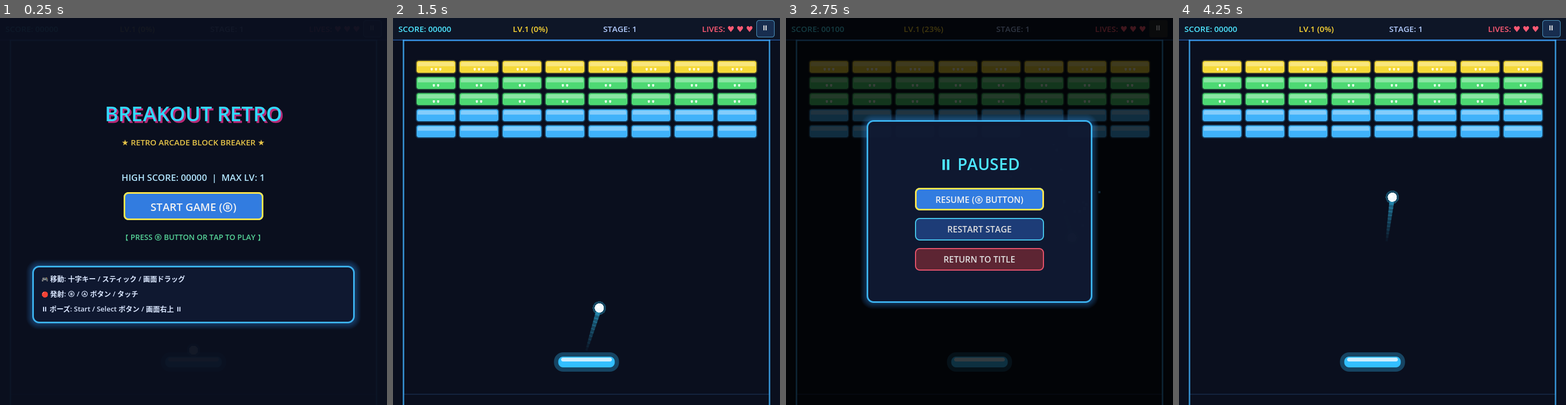
Above: before the commit, frames 1-4 (left to right).
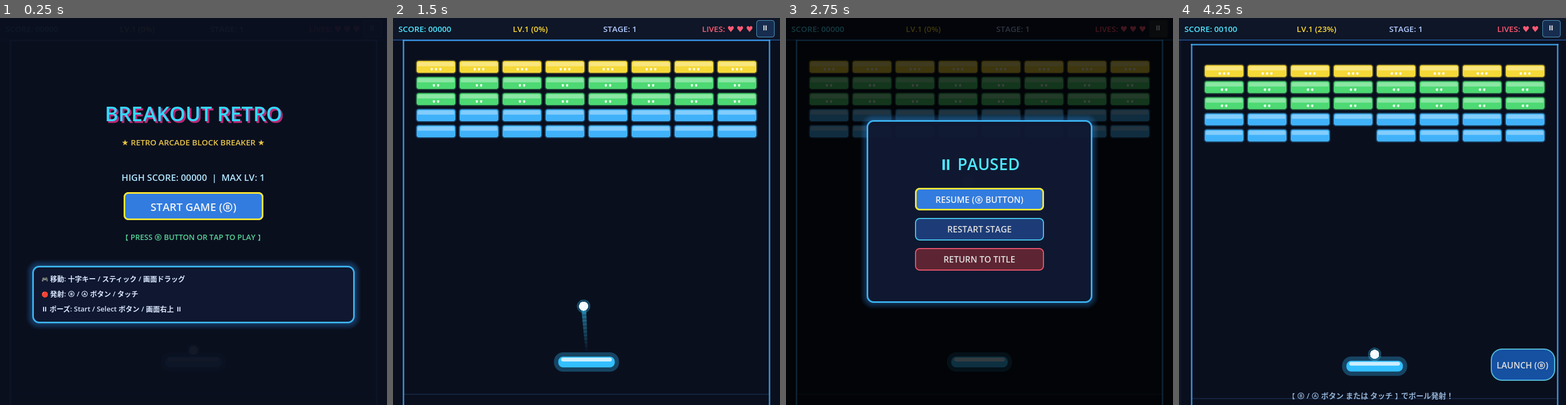
Above: after the commit, the same moments.

Repository: u1e2k/godot-test
Game: Godot game, scene res://scenes/Game.tscn
The game is run twice, just before and just after one commit, with the same random seed, the same clock (stepped at 60 frames per second) and the same inputs.
Inputs (mouse positions are in pixels of both pictures, inside the frame that each line leads up to):
- Up to frame 1 (0.25 s): no input
- Up to frame 2 (1.5 s): click "START GAME (Ⓑ)" at 0.5 s; click "LAUNCH (Ⓑ)" at 1.25 s
- Up to frame 3 (2.75 s): click "⏸" at 2 s
- Up to frame 4 (4.25 s): click "RESTART STAGE" at 2.75 s; click (1523, 366) at 3.5 s, where only the run before the commit has a clickable "LAUNCH (Ⓑ)"

The runs differ from the first frame. In frame 1, 0.3% of the frame differs, in the area x 31-69%, y 45-53%; in frame 2, 0.3%; in frame 3, 0.4%; in frame 4, 22%, in the area x 2-99%, y 2-100%.

Commit message:
feat: implement ball mechanics including launch, paddle interaction, and power-up states with custom input mapping

Diff:
--- a/project.godot
+++ b/project.godot
@@ -78,6 +78,37 @@
 , Object(InputEventKey,"resource_local_to_scene":false,"resource_name":"","device":-1,"window_id":0,"alt_pressed":false …(182 unchanged characters)…
 ]
 }
+ui_accept={
+"deadzone": 0.2,
+"events": [Object(InputEventJoypadButton,"resource_local_to_scene":false,"resource_name":"","device":-1,"button_index":0,"pressure":0.0,"pressed":false,"script":null)
+, Object(InputEventJoypadButton,"resource_local_to_scene":false,"resource_name":"","device":-1,"button_index":1,"pressure":0.0,"pressed":false,"script":null)
+, Object(InputEventKey,"resource_local_to_scene":false,"resource_name":"","device":-1,"window_id":0,"alt_pressed":false,"shift_pressed":false,"ctrl_pressed":false,"meta_pressed":false,"pressed":false,"keycode":4194309,"physical_keycode":0,"key_label":0,"unicode":0,"location":0,"echo":false,"script":null)
+, Object(InputEventKey,"resource_local_to_scene":false,"resource_name":"","device":-1,"window_id":0,"alt_pressed":false,"shift_pressed":false,"ctrl_pressed":false,"meta_pressed":false,"pressed":false,"keycode":32,"physical_keycode":0,"key_label":0,"unicode":32,"location":0,"echo":false,"script":null)
+]
+}
+ui_cancel={
+"deadzone": 0.2,
+"events": [Object(InputEventJoypadButton,"resource_local_to_scene":false,"resource_name":"","device":-1,"button_index":1,"pressure":0.0,"pressed":false,"script":null)
+, Object(InputEventKey,"resource_local_to_scene":false,"resource_name":"","device":-1,"window_id":0,"alt_pressed":false,"shift_pressed":false,"ctrl_pressed":false,"meta_pressed":false,"pressed":false,"keycode":4194305,"physical_keycode":0,"key_label":0,"unicode":0,"location":0,"echo":false,"script":null)
+]
+}
+ui_up={
+"deadzone": 0.2,
+"events": [Object(InputEventJoypadButton,"resource_local_to_scene":false,"resource_name":"","device":-1,"button_index":11,"pressure":0.0,"pressed":false,"script":null)
+, Object(InputEventJoypadMotion,"resource_local_to_scene":false,"resource_name":"","device":-1,"axis":1,"axis_value":-1.0,"script":null)
+, Object(InputEventKey,"resource_local_to_scene":false,"resource_name":"","device":-1,"window_id":0,"alt_pressed":false,"shift_pressed":false,"ctrl_pressed":false,"meta_pressed":false,"pressed":false,"keycode":4194320,"physical_keycode":0,"key_label":0,"unicode":0,"location":0,"echo":false,"script":null)
+, Object(InputEventKey,"resource_local_to_scene":false,"resource_name":"","device":-1,"window_id":0,"alt_pressed":false,"shift_pressed":false,"ctrl_pressed":false,"meta_pressed":false,"pressed":false,"keycode":87,"physical_keycode":0,"key_label":0,"unicode":119,"location":0,"echo":false,"script":null)
+]
+}
+ui_down={
+"deadzone": 0.2,
+"events": [Object(InputEventJoypadButton,"resource_local_to_scene":false,"resource_name":"","device":-1,"button_index":12,"pressure":0.0,"pressed":false,"script":null)
+, Object(InputEventJoypadMotion,"resource_local_to_scene":false,"resource_name":"","device":-1,"axis":1,"axis_value":1.0,"script":null)
+, Object(InputEventKey,"resource_local_to_scene":false,"resource_name":"","device":-1,"window_id":0,"alt_pressed":false,"shift_pressed":false,"ctrl_pressed":false,"meta_pressed":false,"pressed":false,"keycode":4194322,"physical_keycode":0,"key_label":0,"unicode":0,"location":0,"echo":false,"script":null)
+, Object(InputEventKey,"resource_local_to_scene":false,"resource_name":"","device":-1,"window_id":0,"alt_pressed":false,"shift_pressed":false,"ctrl_pressed":false,"meta_pressed":false,"pressed":false,"keycode":83,"physical_keycode":0,"key_label":0,"unicode":115,"location":0,"echo":false,"script":null)
+]
+}
+
 
 [input_devices]
 
--- a/scenes/Ball.gd
+++ b/scenes/Ball.gd
@@ -21,6 +21,7 @@
 
 # キャッチ用オフセット
 var catch_offset_x: float = 0.0
+var launch_cooldown: float = 0.0
 
 func _ready() -> void:
 	add_to_group("ball")
@@ -42,6 +43,7 @@
 	is_bomb_ball = false
 	bomb_timer = 0.0
 	catch_offset_x = 0.0
+	launch_cooldown = 0.35 # スタート時の誤発射を防ぐクールダウン
 	if paddle:
 		global_position = paddle.global_position + Vector2(0, -22)
 	queue_redraw()
@@ -50,6 +52,7 @@
 	is_active = false
 	catch_offset_x = offset_x
 	velocity = Vector2.ZERO
+	launch_cooldown = 0.25 # キャッチ直後の暴発防止
 	SoundManager.play_catch()
 	queue_redraw()
 
@@ -69,7 +72,7 @@
 		velocity = velocity.normalized() * speed
 
 func launch() -> void:
-	if is_active:
+	if is_active or launch_cooldown > 0.0:
 		return
 	is_active = true
 	# パドルの移動速度とキャッチ位置に応じた角度
@@ -84,6 +87,9 @@
 	SoundManager.play_launch()
 
 func _physics_process(delta: float) -> void:
+	if launch_cooldown > 0.0:
+		launch_cooldown -= delta
+
 	if fire_timer > 0.0:
 		fire_timer -= delta
 		if fire_timer <= 0.0:
@@ -100,9 +106,10 @@
 		if paddle:
 			global_position = paddle.global_position + Vector2(catch_offset_x, -22)
 		# Bボタンまたは画面タップなどで発射
-		if Input.is_action_just_pressed("launch_ball"):
+		if launch_cooldown <= 0.0 and Input.is_action_just_pressed("launch_ball"):
 			launch()
 		return
+
 
 	# トレイル更新
 	trail_points.push_front(global_position)
--- a/scenes/Game.gd
+++ b/scenes/Game.gd
@@ -146,8 +146,9 @@
 ]
 
 func _ready() -> void:
-	process_mode = Node.PROCESS_MODE_ALWAYS
+	process_mode = Node.PROCESS_MODE_PAUSABLE
 	get_tree().set_auto_accept_quit(false)
+
 
 	active_balls.append(initial_ball)
 	initial_ball.attach_to_paddle(paddle)
--- a/scenes/UI.gd
+++ b/scenes/UI.gd
@@ -40,9 +40,6 @@
 var banner_tween: Tween = null
 var blink_time: float = 0.0
 
-var pause_buttons: Array[Button] = []
-var current_pause_idx: int = 0
-
 func _ready() -> void:
 	process_mode = Node.PROCESS_MODE_ALWAYS
 	message_overlay.visible = false
@@ -60,8 +57,18 @@
 
 	start_game_button.pressed.connect(_on_start_game_pressed)
 
-	pause_buttons = [resume_button, restart_button, title_button]
+	_setup_focus_navigation()
 	_setup_button_focus_styles()
+
+func _setup_focus_navigation() -> void:
+	resume_button.focus_neighbor_top = title_button.get_path()
+	resume_button.focus_neighbor_bottom = restart_button.get_path()
+
+	restart_button.focus_neighbor_top = resume_button.get_path()
+	restart_button.focus_neighbor_bottom = title_button.get_path()
+
+	title_button.focus_neighbor_top = restart_button.get_path()
+	title_button.focus_neighbor_bottom = resume_button.get_path()
 
 func _setup_button_focus_styles() -> void:
 	var focus_style = StyleBoxFlat.new()
@@ -70,19 +77,19 @@
 	focus_style.border_width_top = 3
 	focus_style.border_width_right = 3
 	focus_style.border_width_bottom = 3
-	focus_style.border_color = Color(1.0, 0.9, 0.3, 1.0) # 黄色ネオンフォーカス枠
+	focus_style.border_color = Color(1.0, 0.9, 0.2, 1.0) # 明るいイエローネオン枠
 	focus_style.corner_radius_top_left = 8
 	focus_style.corner_radius_top_right = 8
 	focus_style.corner_radius_bottom_left = 8
 	focus_style.corner_radius_bottom_right = 8
 
 	var focus_style_danger = StyleBoxFlat.new()
-	focus_style_danger.bg_color = Color(0.6, 0.2, 0.25, 0.95)
+	focus_style_danger.bg_color = Color(0.65, 0.18, 0.22, 0.95)
 	focus_style_danger.border_width_left = 3
 	focus_style_danger.border_width_top = 3
 	focus_style_danger.border_width_right = 3
 	focus_style_danger.border_width_bottom = 3
-	focus_style_danger.border_color = Color(1.0, 0.9, 0.3, 1.0)
+	focus_style_danger.border_color = Color(1.0, 0.9, 0.2, 1.0)
 	focus_style_danger.corner_radius_top_left = 8
 	focus_style_danger.corner_radius_top_right = 8
 	focus_style_danger.corner_radius_bottom_left = 8
@@ -118,16 +125,11 @@
 
 func show_pause_menu() -> void:
 	pause_overlay.visible = true
-	current_pause_idx = 0
-	_update_pause_focus()
+	resume_button.grab_focus()
 	set_launch_guide_visible(false)
 
 func hide_pause_menu() -> void:
 	pause_overlay.visible = false
-
-func _update_pause_focus() -> void:
-	current_pause_idx = clamp(current_pause_idx, 0, pause_buttons.size() - 1)
-	pause_buttons[current_pause_idx].grab_focus()
 
 func show_powerup_banner(banner_text: String, color: Color) -> void:
 	if banner_tween:
@@ -157,77 +159,49 @@
 	banner_tween.tween_interval(1.4)
 	banner_tween.tween_property(powerup_banner, "modulate:a", 0.0, 0.4)
 
-func _unhandled_input(event: InputEvent) -> void:
+func _input(event: InputEvent) -> void:
+	if not event.is_pressed() or event.is_echo():
+		return
+
 	if title_screen.visible:
-		if _is_confirm_event(event):
+		if _is_confirm_action(event):
 			_on_start_game_pressed()
 			get_viewport().set_input_as_handled()
 
 	elif pause_overlay.visible:
-		if event.is_action_pressed("pause_game"):
+		if event.is_action_pressed("pause_game") or event.is_action_pressed("ui_cancel"):
 			_on_resume_button_pressed()
 			get_viewport().set_input_as_handled()
-		elif _is_up_event(event):
-			current_pause_idx = (current_pause_idx - 1 + pause_buttons.size()) % pause_buttons.size()
-			_update_pause_focus()
-			get_viewport().set_input_as_handled()
-		elif _is_down_event(event):
-			current_pause_idx = (current_pause_idx + 1) % pause_buttons.size()
-			_update_pause_focus()
-			get_viewport().set_input_as_handled()
-		elif _is_confirm_event(event):
-			# 現在フォーカスされているボタンを実行
-			if current_pause_idx == 0:
+		elif _is_confirm_action(event):
+			var focused = get_viewport().gui_get_focus_owner()
+			if focused == title_button:
+				_on_title_button_pressed()
+			elif focused == restart_button:
+				_on_restart_button_pressed()
+			else:
 				_on_resume_button_pressed()
-			elif current_pause_idx == 1:
-				_on_restart_button_pressed()
-			elif current_pause_idx == 2:
-				_on_title_button_pressed()
 			get_viewport().set_input_as_handled()
 
 	elif message_overlay.visible:
-		if _is_confirm_event(event):
+		if _is_confirm_action(event):
 			_on_action_button_pressed()
 			get_viewport().set_input_as_handled()
-
-func _is_confirm_event(event: InputEvent) -> bool:
-	if not event.is_pressed() or event.is_echo():
-		return false
-	if event.is_action("launch_ball") or event.is_action("restart_game") or event.is_action("ui_accept"):
+	else:
+		# ゲームプレイ中のポーズトリガー
+		if event.is_action_pressed("pause_game") or event.is_action_pressed("ui_cancel"):
+			pause_pressed.emit()
+			get_viewport().set_input_as_handled()
+
+
+func _is_confirm_action(event: InputEvent) -> bool:
+	if event.is_action_pressed("ui_accept") or event.is_action_pressed("launch_ball") or event.is_action_pressed("restart_game"):
 		return true
 	if event is InputEventJoypadButton:
-		# Aボタン (0), Bボタン (1), Xボタン (2), Yボタン (3)
 		if event.button_index in [JOY_BUTTON_A, JOY_BUTTON_B, JOY_BUTTON_X, JOY_BUTTON_Y]:
 			return true
 	if event is InputEventKey:
 		if event.keycode in [KEY_SPACE, KEY_ENTER, KEY_KP_ENTER, KEY_Z, KEY_X, KEY_C]:
 			return true
-	return false
-
-func _is_up_event(event: InputEvent) -> bool:
-	if not event.is_pressed() or event.is_echo():
-		return false
-	if event.is_action("ui_up"):
-		return true
-	if event is InputEventJoypadButton and event.button_index == JOY_BUTTON_DPAD_UP:
-		return true
-	if event is InputEventJoypadMotion and event.axis == JOY_AXIS_LEFT_Y and event.axis_value < -0.5:
-		return true
-	if event is InputEventKey and (event.keycode == KEY_UP or event.keycode == KEY_W):
-		return true
-	return false
-
-func _is_down_event(event: InputEvent) -> bool:
-	if not event.is_pressed() or event.is_echo():
-		return false
-	if event.is_action("ui_down"):
-		return true
-	if event is InputEventJoypadButton and event.button_index == JOY_BUTTON_DPAD_DOWN:
-		return true
-	if event is InputEventJoypadMotion and event.axis == JOY_AXIS_LEFT_Y and event.axis_value > 0.5:
-		return true
-	if event is InputEventKey and (event.keycode == KEY_DOWN or event.keycode == KEY_S):
-		return true
 	return false
 
 func update_score(score: int, high_score: int) -> void:
